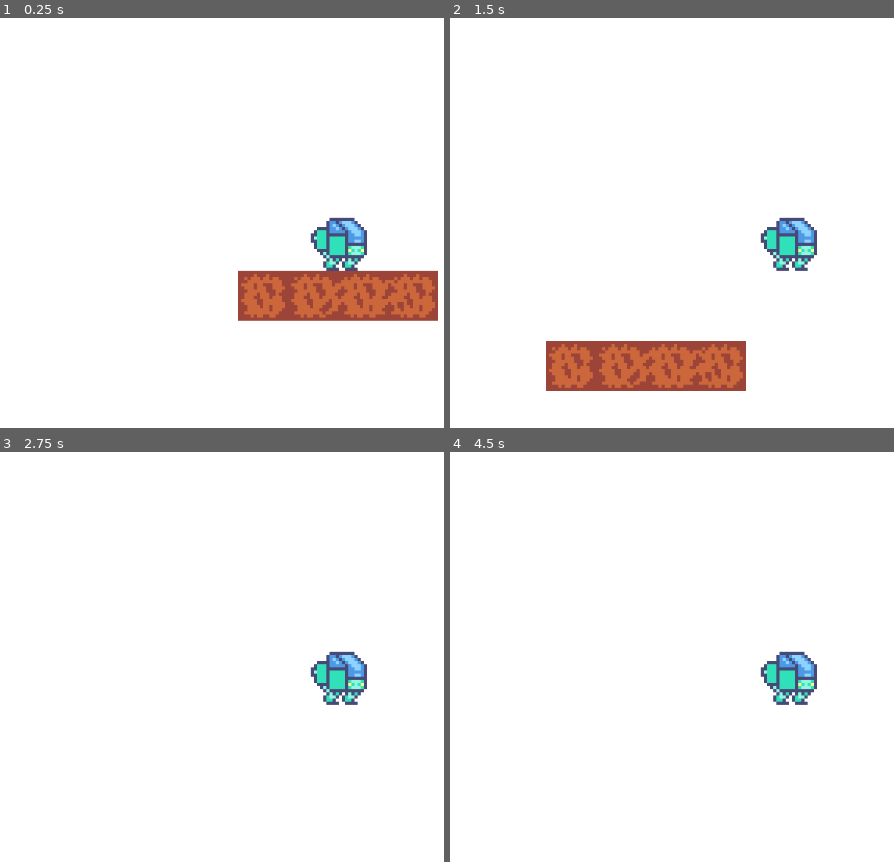
Above: before the commit, frames 1-4 (two rows, left to right).
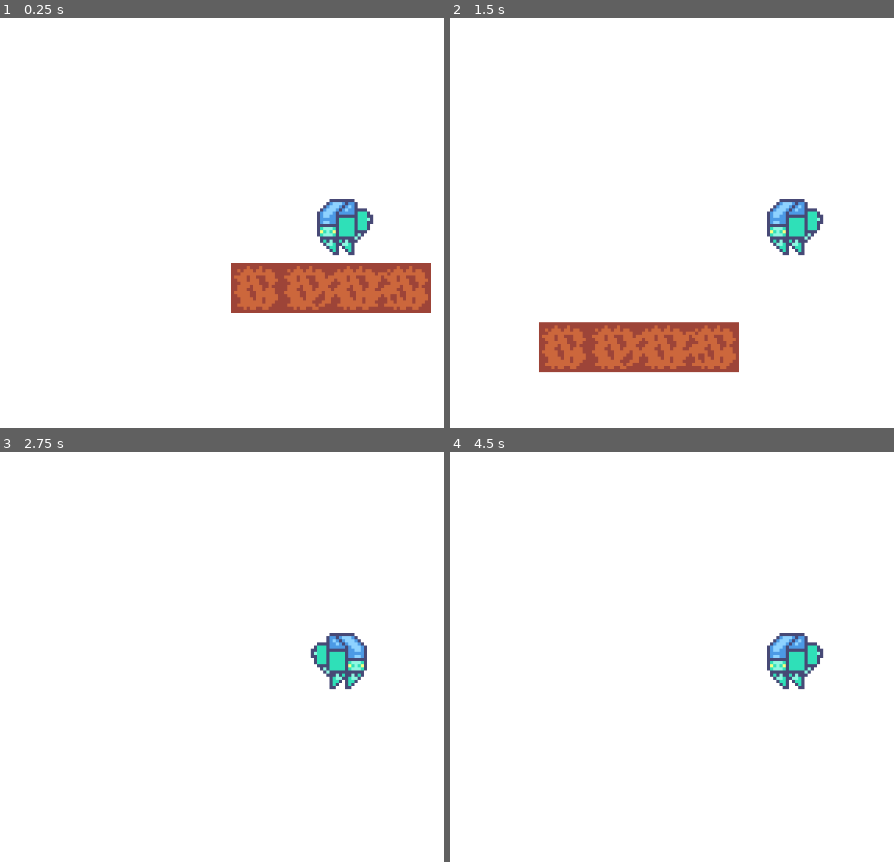
Above: after the commit, the same moments.

Repository: MichaelRRyan/Mecha-Miners
Game: Godot game, scene res://scenes/Gameplay.tscn
Two runs of this game, one before a commit and one after it. Both use one fixed random seed, a clock stepped at 60 frames per second and the inputs below.
Inputs (mouse positions are in pixels of both pictures, inside the frame that each line leads up to):
- Up to frame 1 (0.25 s): no input
- Up to frame 2 (1.5 s): move the mouse to (outside the picture) at 0.52 s; hold W (jump) 0.53-1.28 s; hold D (move_right) from 0.53 s (still down); move the mouse to (632, 247) at 1.27 s; tap W (jump) at 1.35 s
- Up to frame 3 (2.75 s): tap W (jump) at 1.52, 1.82 s; move the mouse to (421, 554) at 2.02 s; release D (move_right) at 2.03 s; hold A (move_left) from 2.03 s (still down); hold W (jump) from 2.03 s (still down)
- Up to frame 4 (4.5 s): tap Enter at 2.75, 4.25 s; move the mouse to (751, 751) at 2.77 s; release A (move_left) at 2.78 s; release W (jump) at 2.78 s; hold D (move_right) 2.78-4.28 s; tap W (jump) at 2.85, 3.02, 3.32, 4.35 s; tap Space at 3.5 s; move the mouse to (outside the picture) at 3.52 s; hold W (jump) 3.53-4.28 s; move the mouse to (552, 587) at 4.27 s; hold A (move_left) from 4.28 s (still down)

The runs differ from the first frame. In frame 1, 6.0% of the frame differs, in the area x 52-99%, y 44-74%; in frame 2, 7.8%, in the area x 20-85%, y 44-91%; in frame 3, 1.7%; in frame 4, 1.7%.

Commit message:
Completed Basic Character + changed player positioning and collider size + moved camera to Gameplay scene

Diff:
--- a/scenes/Gameplay.tscn
+++ b/scenes/Gameplay.tscn
@@ -23,5 +23,9 @@
 shape = SubResource( 1 )
 
 [node name="Player" parent="." instance=ExtResource( 1 )]
-vertical_movement/jump_height = 32.0
-vertical_movement/time_to_jump_peak = 0.6
+position = Vector2( 93.0989, 97.9989 )
+
+[node name="Camera2D" type="Camera2D" parent="Player"]
+scale = Vector2( 2, 2 )
+current = true
+zoom = Vector2( 0.25, 0.25 )
--- a/scenes/Player.tscn
+++ b/scenes/Player.tscn
@@ -1,13 +1,75 @@
-[gd_scene load_steps=4 format=2]
+[gd_scene load_steps=15 format=2]
 
 [ext_resource path="res://assets/images/spritesheet.png" type="Texture" id=1]
 [ext_resource path="res://scripts/Player.gd" type="Script" id=2]
 
-[sub_resource type="RectangleShape2D" id=2]
-extents = Vector2( 5, 8.5 )
+[sub_resource type="RectangleShape2D" id=1]
+extents = Vector2( 5, 8 )
+
+[sub_resource type="AtlasTexture" id=2]
+atlas = ExtResource( 1 )
+region = Rect2( 0, 64, 32, 32 )
+
+[sub_resource type="AtlasTexture" id=3]
+atlas = ExtResource( 1 )
+region = Rect2( 64, 96, 32, 32 )
+
+[sub_resource type="AtlasTexture" id=4]
+atlas = ExtResource( 1 )
+region = Rect2( 32, 96, 32, 32 )
+
+[sub_resource type="AtlasTexture" id=5]
+atlas = ExtResource( 1 )
+region = Rect2( 0, 96, 32, 32 )
+
+[sub_resource type="AtlasTexture" id=6]
+atlas = ExtResource( 1 )
+region = Rect2( 96, 96, 32, 32 )
+
+[sub_resource type="AtlasTexture" id=7]
+atlas = ExtResource( 1 )
+region = Rect2( 64, 64, 32, 32 )
+
+[sub_resource type="AtlasTexture" id=8]
+atlas = ExtResource( 1 )
+region = Rect2( 0, 96, 32, 32 )
+
+[sub_resource type="AtlasTexture" id=9]
+atlas = ExtResource( 1 )
+region = Rect2( 32, 96, 32, 32 )
+
+[sub_resource type="AtlasTexture" id=10]
+atlas = ExtResource( 1 )
+region = Rect2( 64, 96, 32, 32 )
+
+[sub_resource type="AtlasTexture" id=11]
+atlas = ExtResource( 1 )
+region = Rect2( 96, 96, 32, 32 )
+
+[sub_resource type="SpriteFrames" id=12]
+animations = [ {
+"frames": [ SubResource( 2 ) ],
+"loop": true,
+"name": "idle",
+"speed": 5.0
+}, {
+"frames": [ SubResource( 3 ), SubResource( 4 ), SubResource( 5 ), SubResource( 6 ) ],
+"loop": true,
+"name": "walk_reversed",
+"speed": 10.0
+}, {
+"frames": [ SubResource( 7 ) ],
+"loop": true,
+"name": "jump",
+"speed": 5.0
+}, {
+"frames": [ SubResource( 8 ), SubResource( 9 ), SubResource( 10 ), SubResource( 11 ) ],
+"loop": true,
+"name": "walk",
+"speed": 10.0
+} ]
 
 [node name="Player" type="KinematicBody2D"]
-position = Vector2( 90.8532, 96.1433 )
 script = ExtResource( 2 )
 __meta__ = {
 "_edit_group_": true
@@ -15,17 +77,14 @@
 horizontal_movement/max_speed = 100.0
 horizontal_movement/time_to_max_speed = 0.1
 horizontal_movement/time_to_full_stop = 0.1
+vertical_movement/jump_height = 32.0
+vertical_movement/time_to_jump_peak = 0.6
 
 [node name="CollisionShape2D" type="CollisionShape2D" parent="."]
-position = Vector2( 0, 6.5 )
-shape = SubResource( 2 )
+position = Vector2( 0, 1 )
+shape = SubResource( 1 )
 
-[node name="Sprite" type="Sprite" parent="."]
-texture = ExtResource( 1 )
-region_enabled = true
-region_rect = Rect2( 0, 64, 32, 32 )
-
-[node name="Camera2D" type="Camera2D" parent="."]
-scale = Vector2( 2, 2 )
-current = true
-zoom = Vector2( 0.25, 0.25 )
+[node name="AnimatedSprite" type="AnimatedSprite" parent="."]
+position = Vector2( 0, -6 )
+frames = SubResource( 12 )
+animation = "idle"
--- a/scripts/Player.gd
+++ b/scripts/Player.gd
@@ -72,6 +72,8 @@
 	__handle_vertical_movement(delta)
 	__handle_horizontal_movement(delta)
 
+	__handle_sprite_flip()
+
 	# Move by the velocity.
 	velocity = move_and_slide(velocity, Vector2.UP)
 
@@ -97,11 +99,34 @@
 		# Applies deceleration.
 		velocity.x -= min(deceleration * delta, abs(velocity.x)) * sign(velocity.x)
 
+		# Play the appropriate no movement animation.
+		if is_on_floor():
+			$AnimatedSprite.play("idle")
+		else:
+			$AnimatedSprite.play("jump")
+
 	# If there is input.
 	else:
 		# Applies acceleration in the movement direction.
 		velocity.x += acceleration * direction * delta
 
+		# Play the appropriate movement animation.
+		if is_on_floor():
+			var dir_to_mouse = get_global_mouse_position().x - global_position.x
+			var reversed = sign(dir_to_mouse) != sign(direction)
+
+			if reversed:
+				$AnimatedSprite.play("walk_reversed")
+			else:
+				$AnimatedSprite.play("walk")
+		else:
+			$AnimatedSprite.play("jump")
+
 	# Clamps the horizontal movement to the max speed.
 	if abs(velocity.x) > max_speed:
 		velocity.x = max_speed * sign(velocity.x)
+
+
+func __handle_sprite_flip():
+	var dir_to_mouse = get_global_mouse_position().x - global_position.x
+	$AnimatedSprite.flip_h = dir_to_mouse < 0.0
